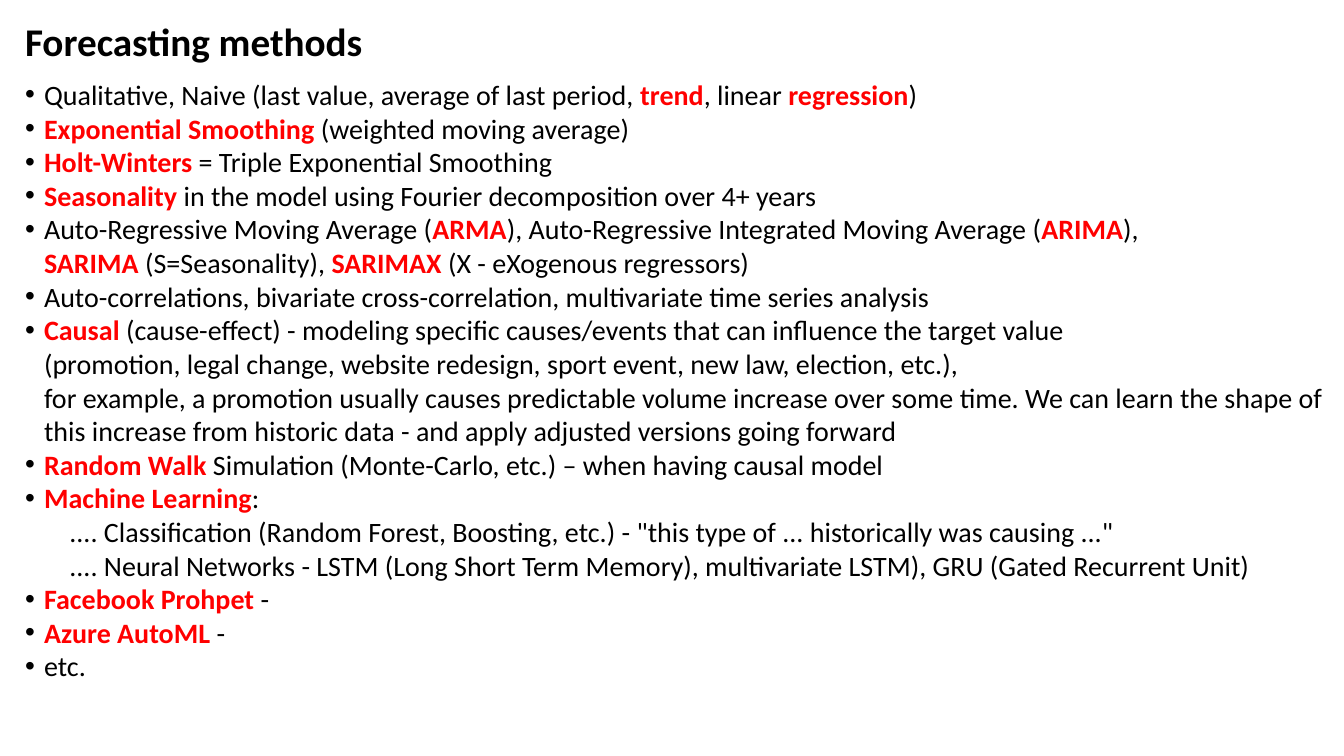
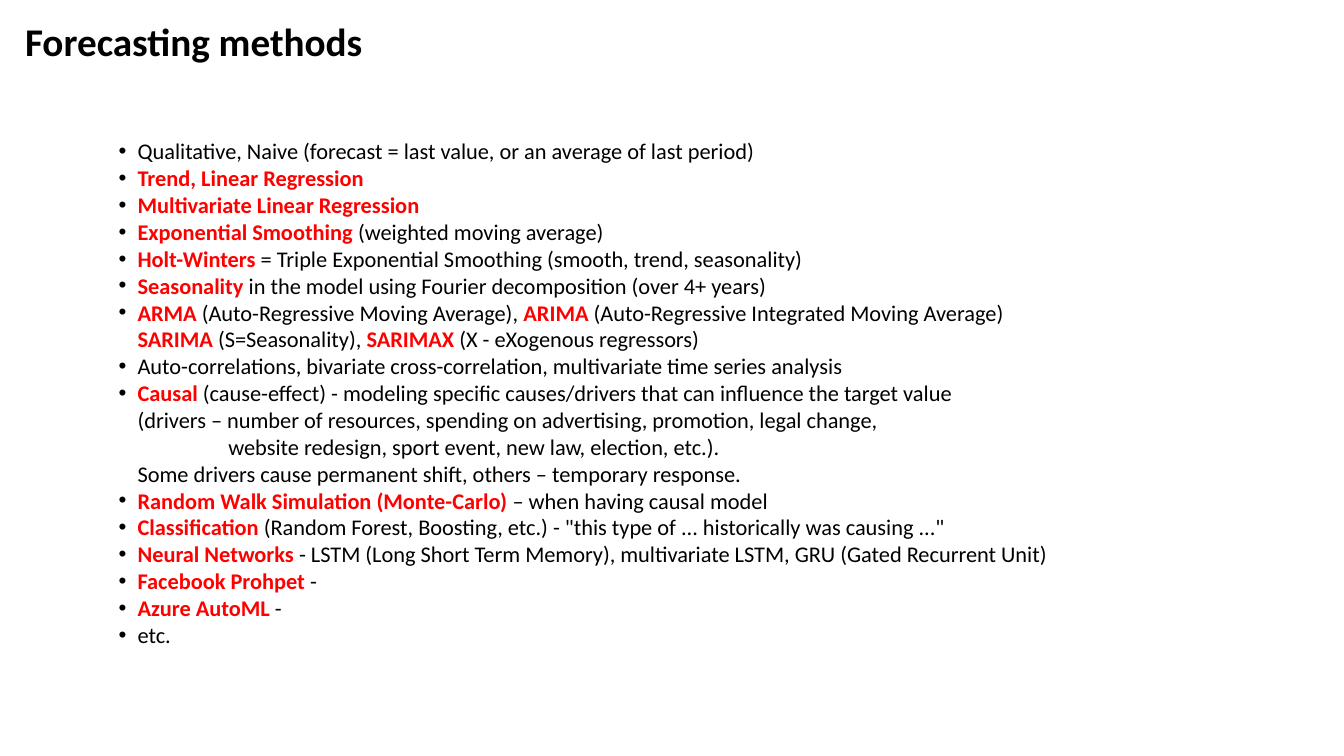
Before and after one commit to lselector/ml_ai_doc, a slide deck: slide 2 of Time_Series_Forecasting.pptx. Drawn at 1344x756 pixels with LibreOffice and Linux fonts; fonts in the diff are those of the drawing. Boxes give left, top, right and bottom in pixels: in the first picture for what was removed or moved away, otherwise in the second. Text is boxed around its words. In the diff, an @@ line names an element or a change of style, - is before the commit and + after.

Commit message:
Time Series Forecasting - added slides

```diff
--- a/Time_Series_Forecasting.pptx
+++ b/Time_Series_Forecasting.pptx
@@ text "Qualitative, Naive (forecast = last ...": place and size @@
-text "Qualitative, Naive (forecast = last ..." at [44,84,1322,677]
+text "Qualitative, Naive (forecast = last ..." at [138,143,1046,643]
@@ text at [138,143,754,217]: text changed; size 20 to 16 pt @@
-• Qualitative, Naive (last value, average of last period, trend, linear regression)
+• Qualitative, Naive (forecast = last value, or an average of last period)
+• Trend, Linear Regression
+• Multivariate Linear Regression
@@ text at [138,224,842,643]: size 20 to 16 pt in "Exponential Smoothing (weighted moving average)", "Auto-correlations, bivariate cross-correlation, multivariate ...", "Facebook Prohpet -", "Azure AutoML -" and 1 more places @@
@@ text at [138,251,1004,351]: text changed; size 20 to 16 pt @@
-• Holt-Winters = Triple Exponential Smoothing
-• Seasonality in the model using Fourier decomposition over 4+ years
-• Auto-Regressive Moving Average (ARMA), Auto-Regressive Integrated Moving Average (ARIMA),
-  SARIMA (S=Seasonality), SARIMAX (X - eXogenous regressors)
+• Holt-Winters = Triple Exponential Smoothing (smooth, trend, seasonality)
+• Seasonality in the model using Fourier decomposition (over 4+ years)
+• ARMA (Auto-Regressive Moving Average), ARIMA (Auto-Regressive Integrated Moving Average)
+  SARIMA (S=Seasonality), SARIMAX (X - eXogenous regressors)
@@ text at [138,385,1046,566]: text changed; size 20 to 16 pt @@
-• Causal (cause-effect) - modeling specific causes/events that can influence the target value
-  (promotion, legal change, website redesign, sport event, new law, election, etc.),
-  for example, a promotion usually causes predictable volume increase over some time. We can learn the shape of this increase from historic data - and apply adjusted versions going forward
-• Random Walk Simulation (Monte-Carlo, etc.) – when having causal model
-• Machine Learning:
-  .... Classification (Random Forest, Boosting, etc.) - "this type of ... historically was causing ..."
-  .... Neural Networks - LSTM (Long Short Term Memory), multivariate LSTM), GRU (Gated Recurrent Unit)
+• Causal (cause-effect) - modeling specific causes/drivers that can influence the target value
+  (drivers – number of resources, spending on advertising, promotion, legal change,
+  website redesign, sport event, new law, election, etc.).
+  Some drivers cause permanent shift, others – temporary response.
+• Random Walk Simulation (Monte-Carlo) – when having causal model
+• Classification (Random Forest, Boosting, etc.) - "this type of ... historically was causing ..."
+• Neural Networks - LSTM (Long Short Term Memory), multivariate LSTM, GRU (Gated Recurrent Unit)
```
Also in this commit, not shown: 2 other slides changed, 7 slides added, 1 other file.
